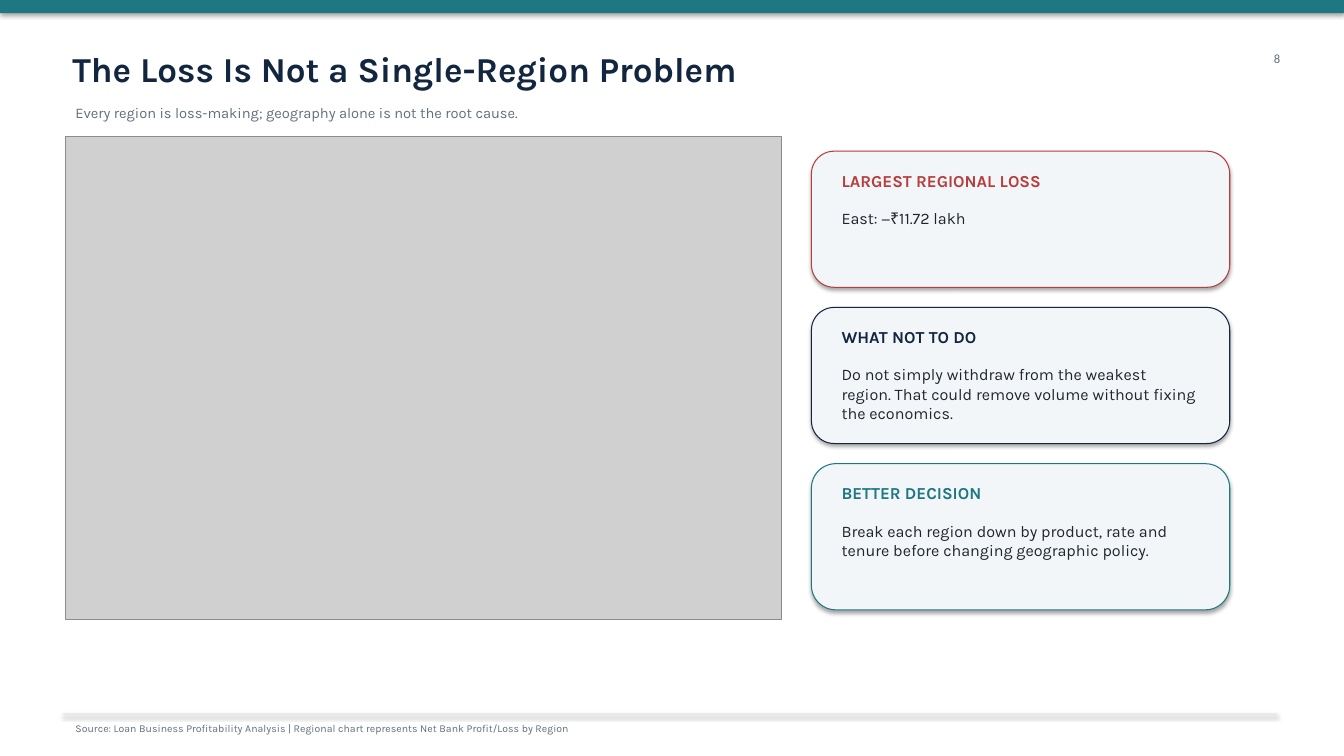
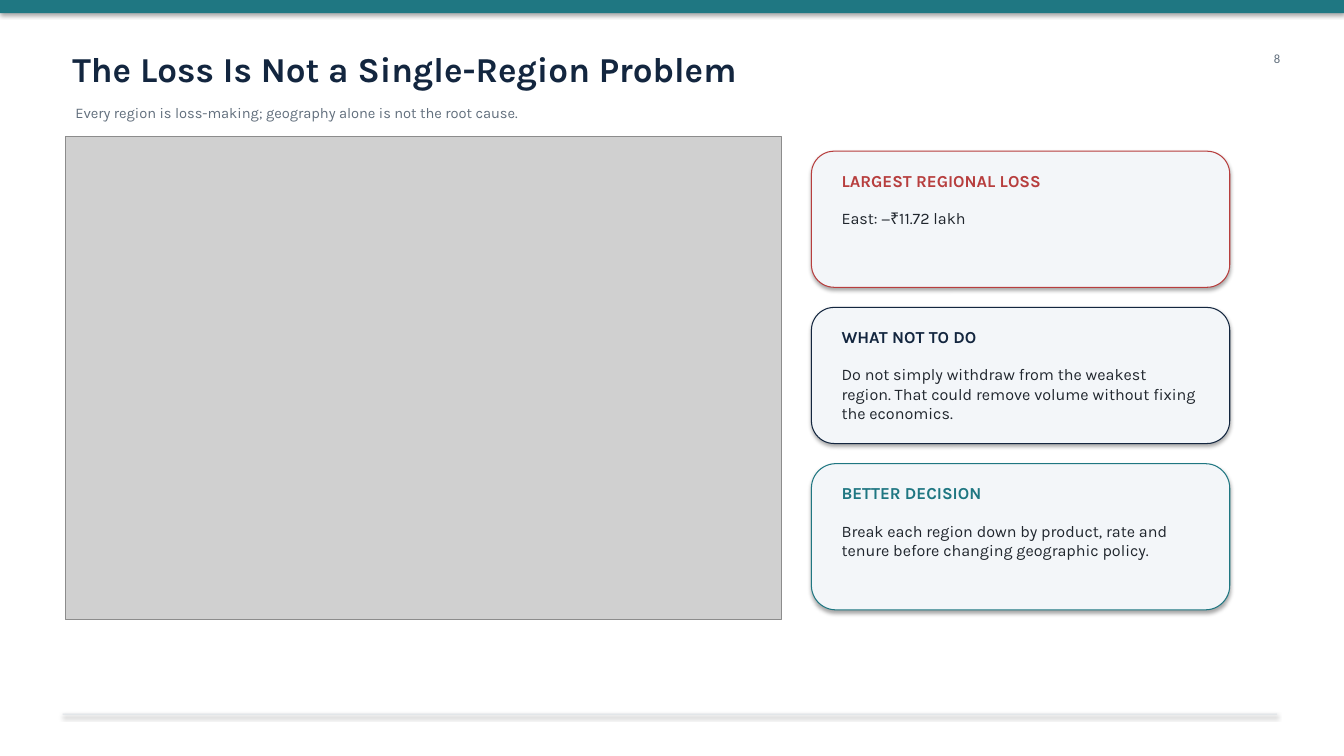
Before and after one commit to Tufanbera/Loan-Portfolio-Profitability-Risk-Analytics, a slide deck: slide 8 of Loan_Business_Profitability_Risk_Analysis.pptx. Drawn at 1344x756 pixels with LibreOffice and Linux fonts; fonts in the diff are those of the drawing; grey boxes stand for pictures. Boxes give left, top, right and bottom in pixels: in the first picture for what was removed or moved away, otherwise in the second. Text is boxed around its words. In the diff, an @@ line names an element or a change of style, - is before the commit and + after.

```diff
--- a/Loan_Business_Profitability_Risk_Analysis.pptx
+++ b/Loan_Business_Profitability_Risk_Analysis.pptx
@@ text removed at [75,724,568,735] @@
-Source: Loan Business Profitability Analysis | Regional chart represents Net Bank Profit/Loss by Region
```
Also in this commit, not shown: 10 other slides changed.
